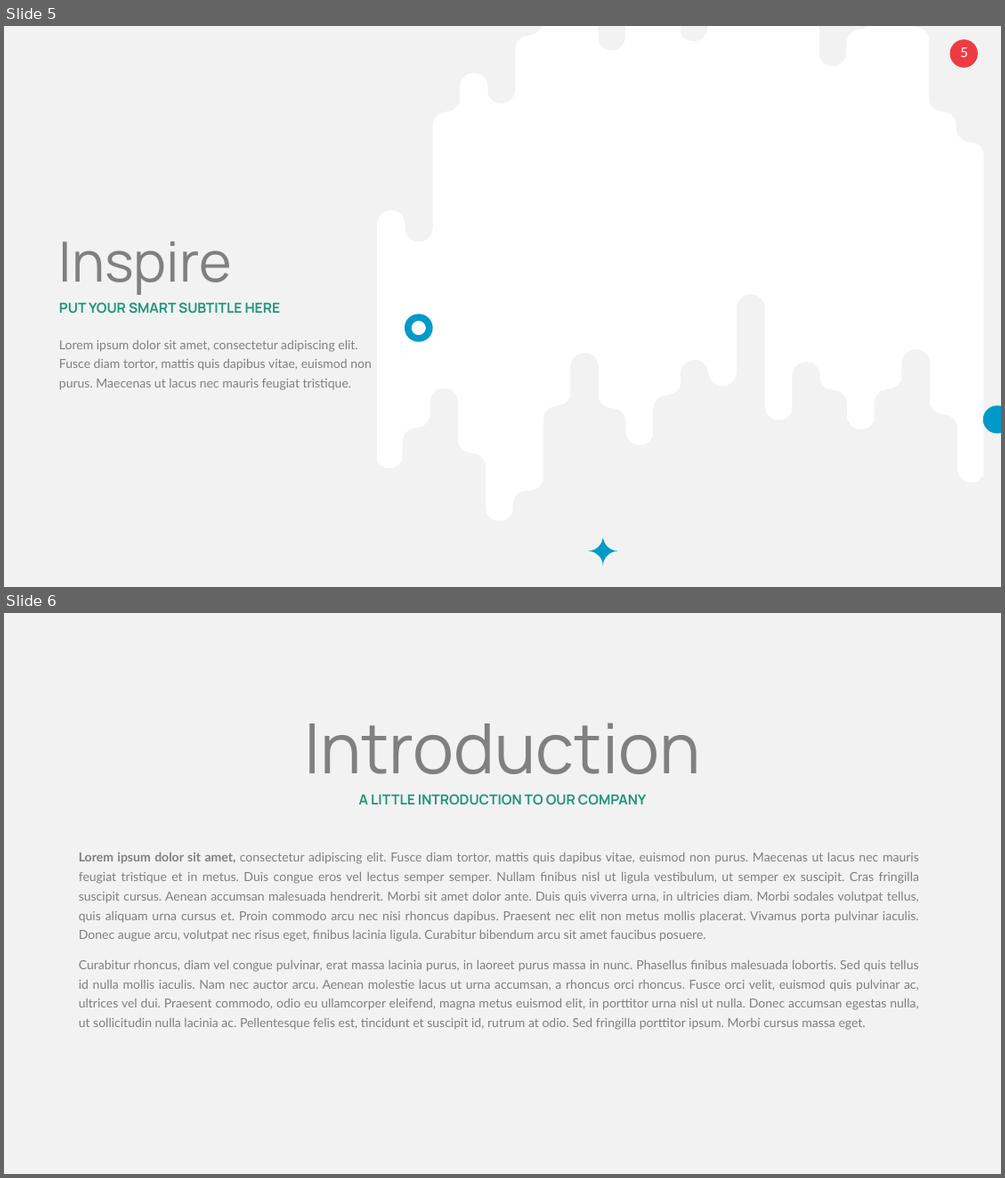
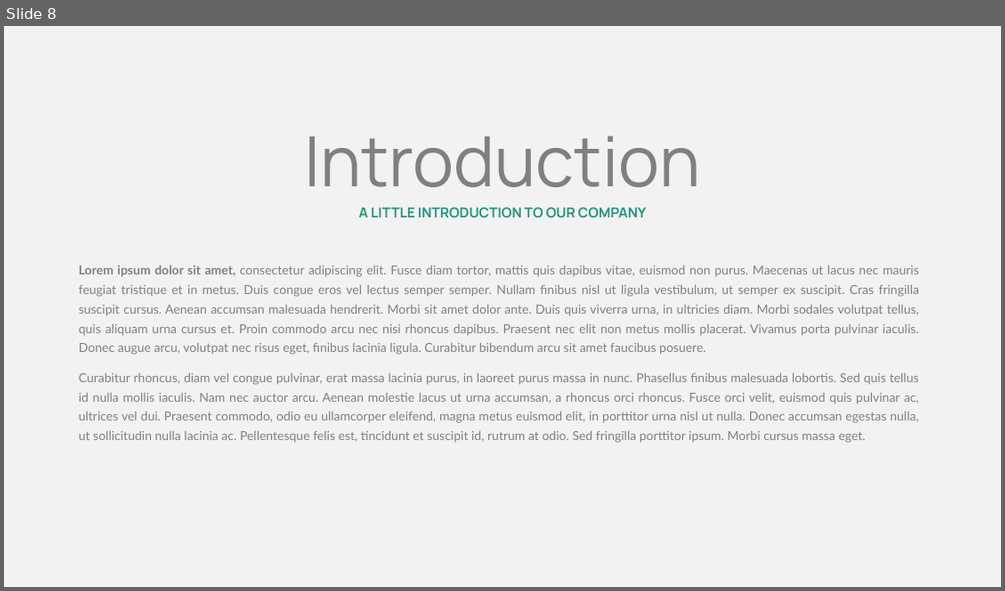
Before and after one commit to vieyrapy/book_minizoo, a slide deck: mzcj_presentacion.pptx. Shown one above the other, each under a label of ours: slides 5 and 6 before the commit, slide 8 after it. The pictures are 1005x1178 and 1005x591 pixels, drawn with LibreOffice and Linux fonts; fonts in the diff are those of the drawing. Boxes give left, top, right and bottom in pixels: in the first picture for what was removed or moved away, otherwise in the second. Text is boxed around its words. In the diff, an @@ line names an element or a change of style, - is before the commit and + after.

```diff
--- a/mzcj_presentacion.pptx
+++ b/mzcj_presentacion.pptx
@@ slide 5 removed at [4,26,1001,587], background #F2F2F2 @@
@@ freeform shape removed at [377,26,983,521] @@
@@ rounded rectangle removed at [950,40,978,68] @@
@@ page number removed at [960,47,968,57] @@
-5
@@ text removed at [59,241,231,295] @@
-Inspire
@@ text removed at [59,302,281,313] @@
-PUT YOUR SMART SUBTITLE HERE
@@ freeform shape removed at [404,314,433,342] @@
@@ text removed at [59,340,372,390] @@
-Lorem ipsum dolor sit amet, consectetur adipiscing elit. Fusce diam tortor, mattis quis dapibus vitae, euismod non purus. Maecenas ut lacus nec mauris feugiat tristique.
@@ rounded rectangle removed at [983,406,1001,434] @@
@@ freeform shape removed at [588,538,602,565] @@
@@ freeform shape removed at [603,538,617,565] @@
@@ what was slide 6 is now slide 8 @@
```
Also in this commit, not shown: 13 slides changed, 3 slides added, 1 other slide removed.
